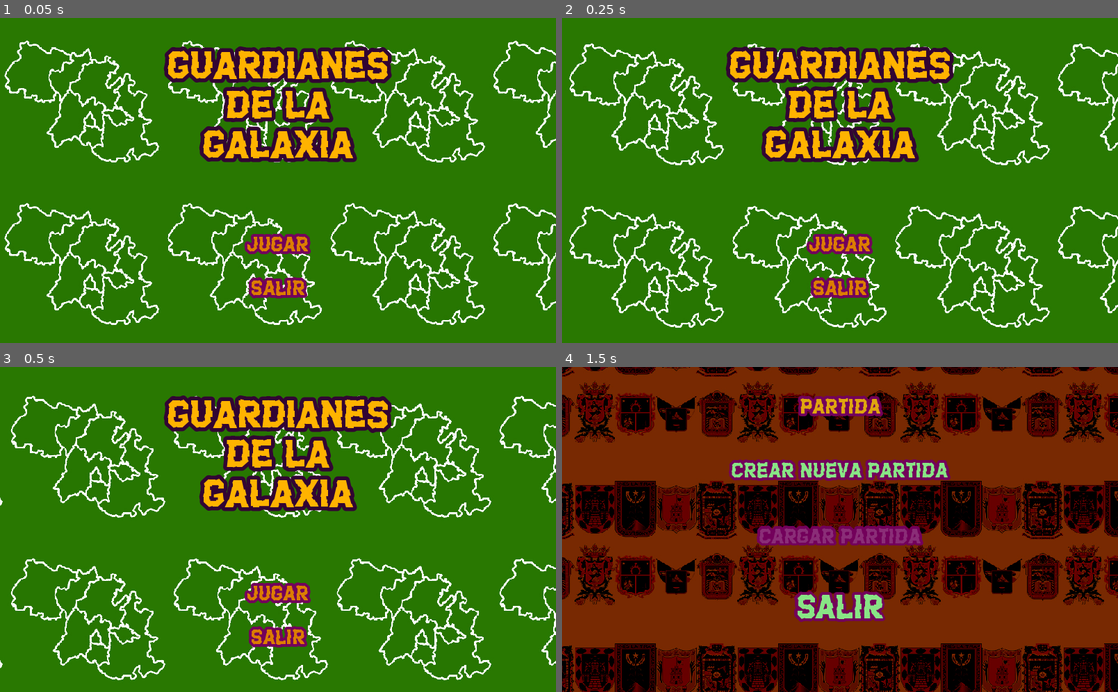
Above: before the commit, frames 1-4 (two rows, left to right).
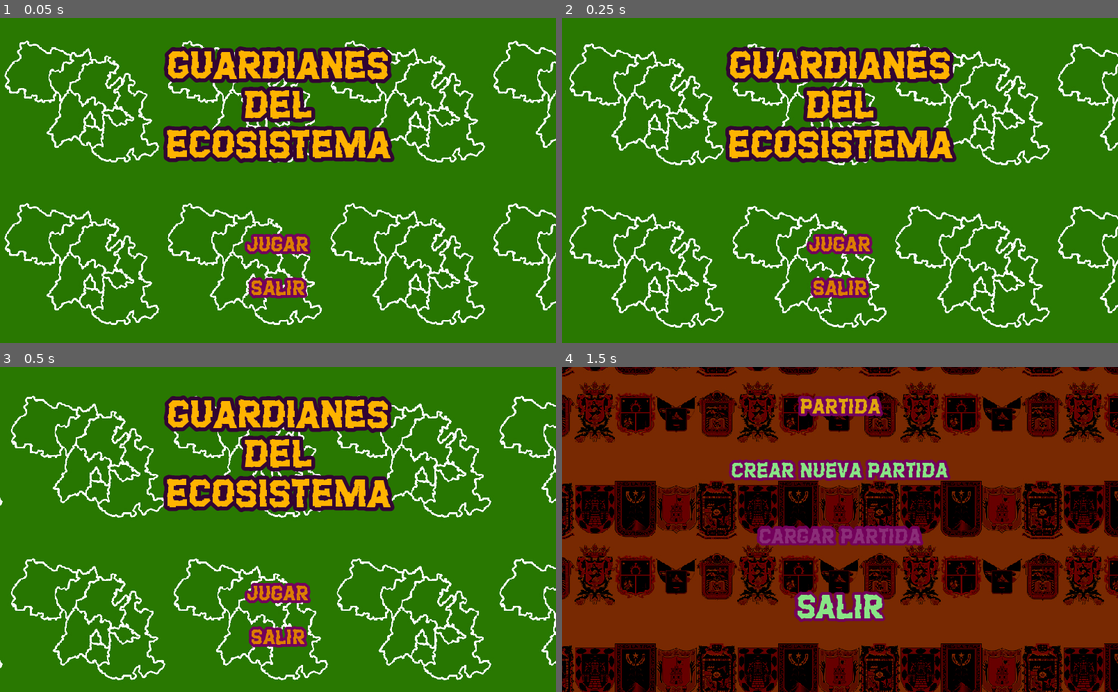
Above: after the commit, the same moments.

Repository: MauricioAlemanD/GuardianesDelEcosistema2
Game: Godot game, scene res://Escena/MenuInicial.tscn
Two runs of this game, one before a commit and one after it. Both use one fixed random seed, a clock stepped at 60 frames per second and the inputs below.
Inputs:
- Up to frame 1 (0.05 s): no input
- Up to frame 2 (0.25 s): no input
- Up to frame 3 (0.5 s): no input
- Up to frame 4 (1.5 s): click "JUGAR" at 0.5 s; hold Right (ui_right) from 1.28 s (still down)

The runs differ from the first frame. In frame 1, 4.7% of the frame differs, in the area x 29-71%, y 20-45%; in frame 2, 4.7%; in frame 3, 4.7%; in frame 4, nothing differs.

Commit message:
REGRESO

Diff:
--- a/Escena/MenuInicial.tscn
+++ b/Escena/MenuInicial.tscn
@@ -32,8 +32,8 @@
 custom_colors/font_color = Color( 1, 0.705882, 0, 1 )
 custom_fonts/font = SubResource( 1 )
 text = "	GUARDIANES
-	DE LA
-	GALAXIA"
+	DEL
+	ECOSISTEMA"
 align = 1
 
 [node name="vbxBotones" type="VBoxContainer" parent="."]
